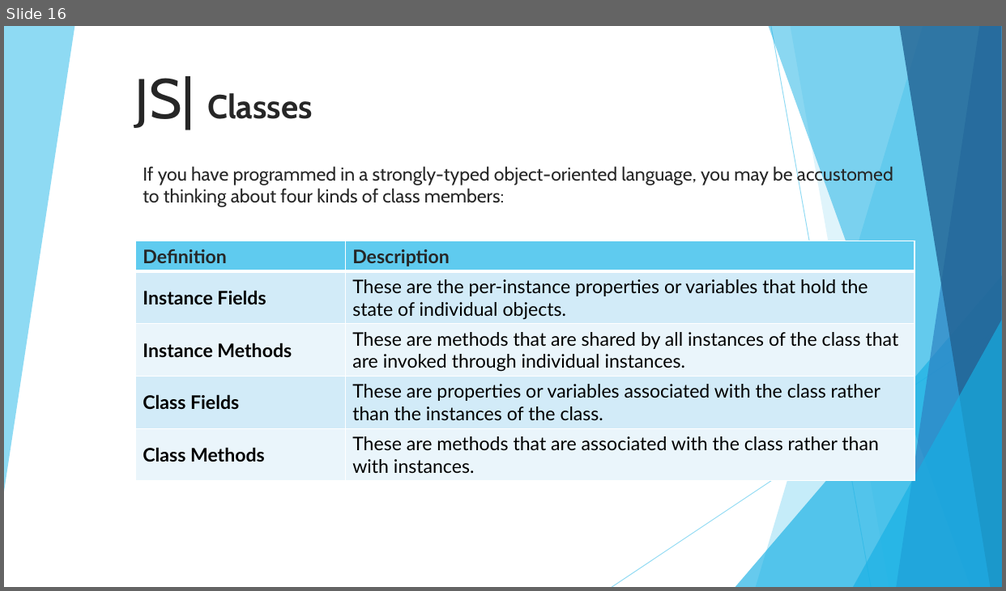
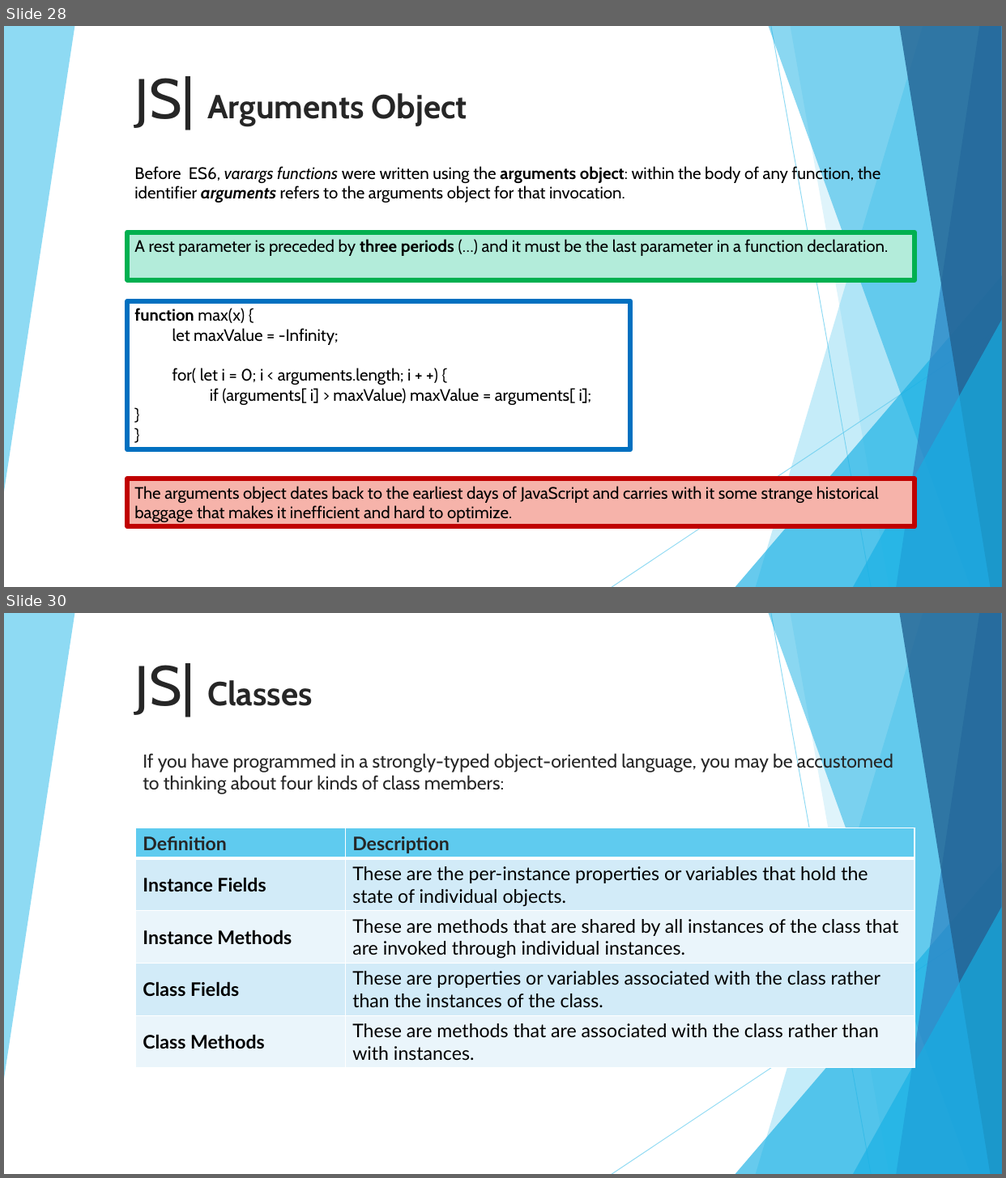
Before and after one commit to 01Primo/slides, a slide deck: 08_Javascript_Classes.pptx. Shown one above the other, each under a label of ours: slide 16 before the commit, slides 28 and 30 after it; the slides between them are not shown. The pictures are 1006x591 and 1006x1178 pixels, drawn with LibreOffice and Linux fonts; fonts in the diff are those of the drawing. Boxes give left, top, right and bottom in pixels: in the first picture for what was removed or moved away, otherwise in the second. Text is boxed around its words. In the diff, an @@ line names an element or a change of style, - is before the commit and + after.

```diff
--- a/08_Javascript_Classes.pptx
+++ b/08_Javascript_Classes.pptx
@@ slide 28 added at [4, 26, 1002, 587], background #FFFFFF; not listed: 10 template elements that a slide beside it also shows @@
@@ title added at [135, 76, 467, 130], 32 pt, text #262626, bold @@
+JS| Arguments Object
@@ text added at [134, 165, 880, 203], 16 pt, text #000000 @@
+Before ES6, varargs functions were written using the arguments object: within the body of any function, the identifier arguments refers to the arguments object for that invocation.
@@ rectangle added at [127, 233, 915, 280], fill #B3ECDA, outline #00B050 4.5 pt, 16 pt, text #000000 @@
+A rest parameter is preceded by three periods (…) and it must be the last parameter in a function declaration.
@@ rectangle added at [127, 301, 631, 450], outline #0070C0 4.5 pt, 16 pt, text #000000 @@
+function max(x) {
+let maxValue = -Infinity;
+for( let i = 0; i < arguments.length; i + +) {
+if (arguments[ i] > maxValue) maxValue = arguments[ i]; }
+}
@@ rectangle added at [127, 479, 915, 527], fill #F6B3AA, outline #C00000 4.5 pt, 16 pt, text #000000 @@
+The arguments object dates back to the earliest days of JavaScript and carries with it some strange historical baggage that makes it inefficient and hard to optimize.
@@ what was slide 16 is now slide 30 @@
```
Also in this commit, not shown: 13 other slides added.
